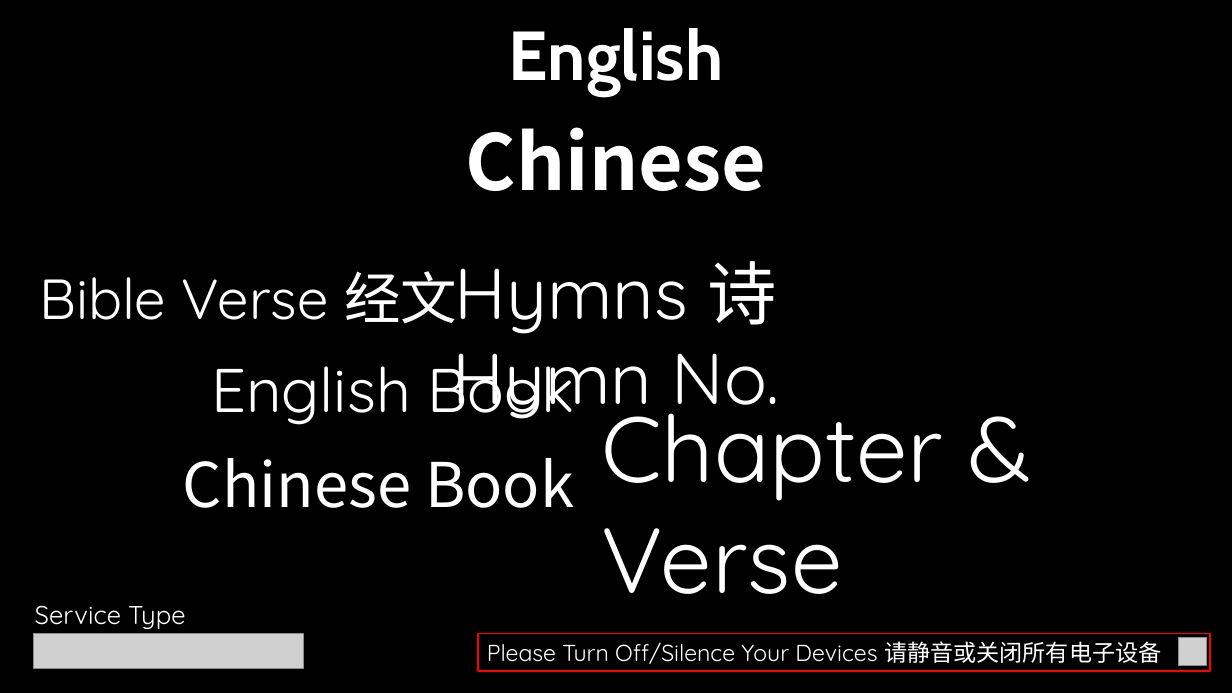
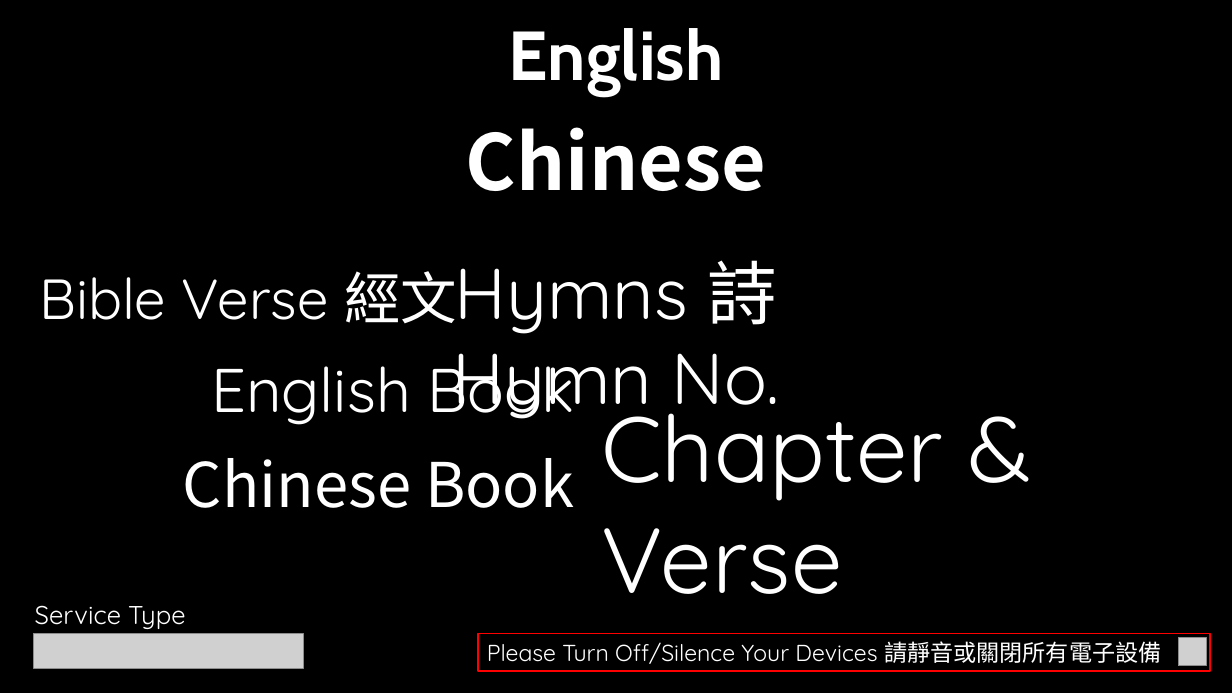
Before and after one commit to calebchanwy/tjc-powerpoint, a slide deck: slide 1 of TJCPowerPoint/Resources/ServiceWidescreen.pptx. Drawn at 1232x693 pixels with LibreOffice and Linux fonts; fonts in the diff are those of the drawing; grey boxes stand for pictures. Boxes give left, top, right and bottom in pixels: in the first picture for what was removed or moved away, otherwise in the second. Text is boxed around its words. In the diff, an @@ line names an element or a change of style, - is before the commit and + after.

```diff
--- a/TJCPowerPoint/Resources/ServiceWidescreen.pptx
+++ b/TJCPowerPoint/Resources/ServiceWidescreen.pptx
@@ text at (455, 260, 777, 334): text changed @@
-Hymns 诗
+Hymns 詩
@@ text at (39, 271, 457, 323): text changed @@
-Bible Verse 经文
+Bible Verse 經文
@@ text in rectangle at (487, 641, 1161, 664): text changed @@
-Please Turn Off/Silence Your Devices 请静音或关闭所有电子设备
+Please Turn Off/Silence Your Devices 請靜音或關閉所有電子設備
```
Also in this commit, not shown: 6 other slides changed, 15 other files.
